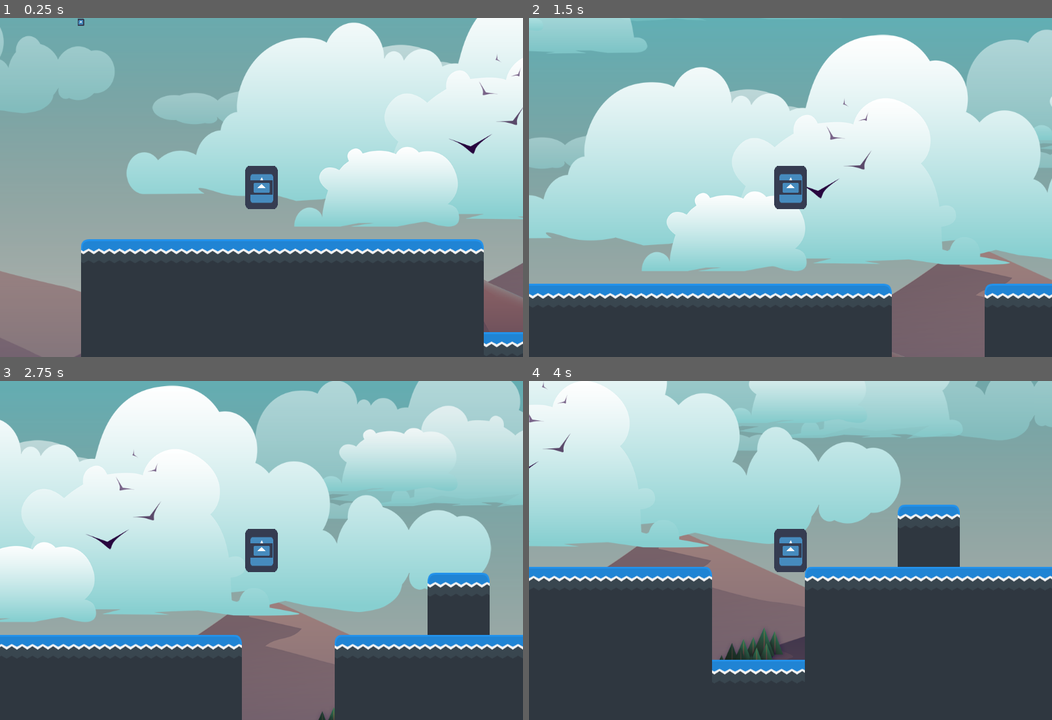
Above: before the commit, frames 1-4 (two rows, left to right).
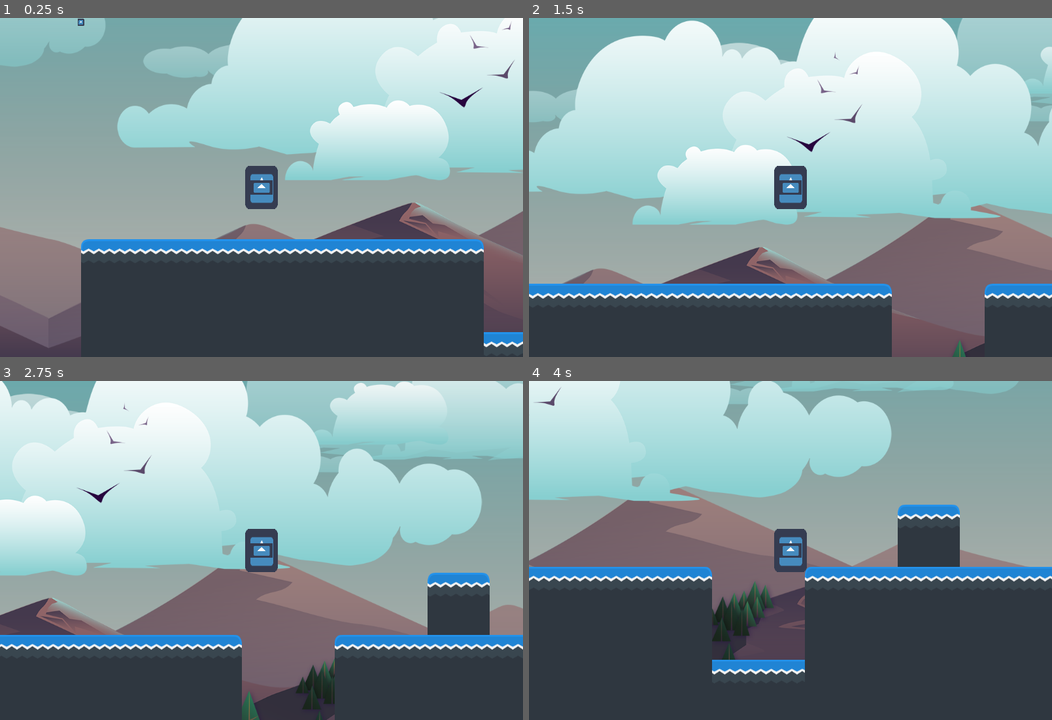
Above: after the commit, the same moments.

Repository: fluiss06/GAMEJAM_Rainy
Game: Godot game, scene res://Nivel_1/Nivel_1.tscn
Same seed, same stepped clock (60 frames per second), same inputs: the game is played once before the commit and once after it. The engine's default icon, where the game draws it, is replaced by a stand-in: a white triangle on a blue panel in a dark square.
Inputs:
- Up to frame 1 (0.25 s): no input
- Up to frame 2 (1.5 s): tap Enter at 0.5 s; hold Right (ui_right) from 0.53 s (still down); tap Z (salto_a) at 0.77 s
- Up to frame 3 (2.75 s): tap Z (salto_a) at 1.52 s; release Right (ui_right) at 2.03 s; hold Left (ui_left) from 2.03 s (still down)
- Up to frame 4 (4 s): release Left (ui_left) at 2.78 s; hold Right (ui_right) from 2.78 s (still down); tap Z (salto_a) at 3.02, 3.77 s

The runs differ from the first frame. In frame 1, 44% of the frame differs, in the area x 0-100%, y 0-100%; in frame 2, 58%; in frame 3, 56%; in frame 4, 42%.

Commit message:
modificacion del mapa 2

Diff:
--- a/Mundo/Mundo_1.tscn
+++ b/Mundo/Mundo_1.tscn
@@ -4,6 +4,7 @@
 [ext_resource path="res://Parallax_efecto/ParallaxBackground.tscn" type="PackedScene" id=2]
 
 [node name="Mundo_1" type="Node2D"]
+position = Vector2( 31, -44 )
 
 [node name="TileMap" type="TileMap" parent="."]
 tile_set = ExtResource( 1 )
--- a/Parallax_efecto/ParallaxBackground.tscn
+++ b/Parallax_efecto/ParallaxBackground.tscn
@@ -7,6 +7,7 @@
 script = ExtResource( 2 )
 
 [node name="ParallaxLayer" type="ParallaxLayer" parent="."]
+position = Vector2( -19, -96 )
 motion_mirroring = Vector2( 1920, 0 )
 
 [node name="Sprite" type="Sprite" parent="ParallaxLayer"]
